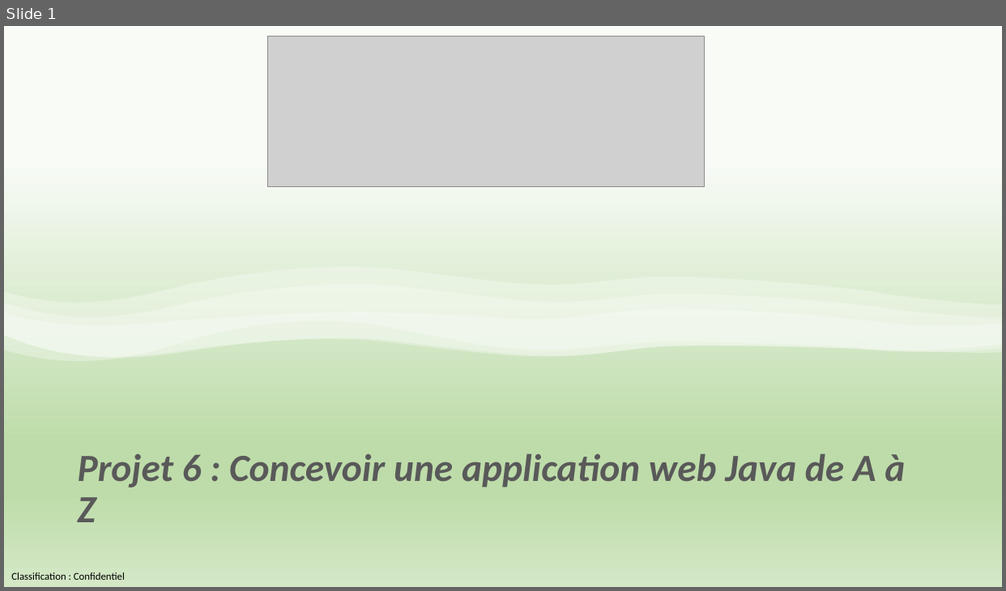
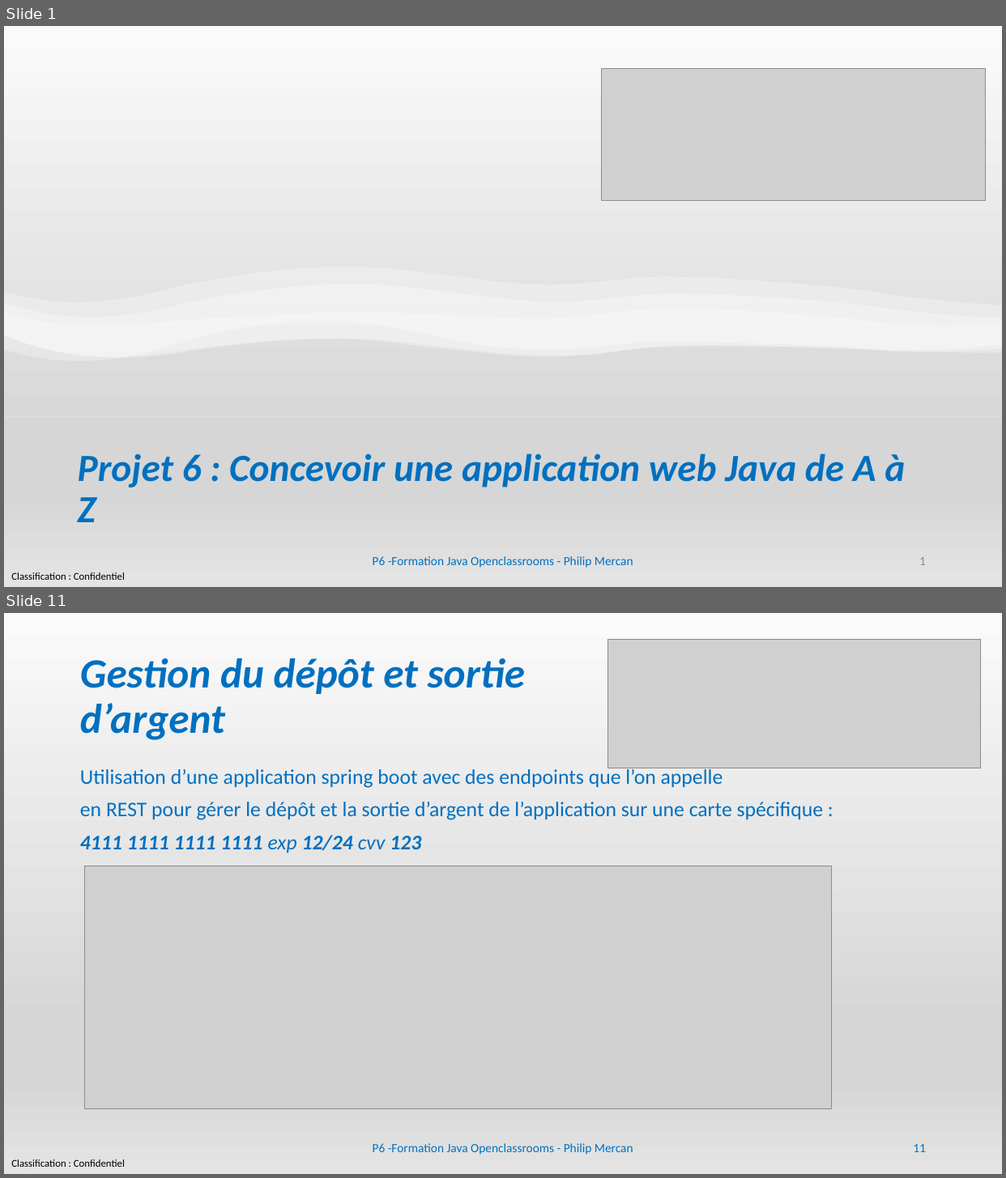
Before and after one commit to PhilAuto83/PayMyBuddy-PM, a slide deck: Mercan_Philip_5_slides_032024.pptx. Shown one above the other, each under a label of ours: slide 1 before the commit, slides 1 and 11 after it; the slides between them are not shown. The pictures are 1006x591 and 1006x1178 pixels, drawn with LibreOffice and Linux fonts; fonts in the diff are those of the drawing; grey boxes stand for pictures. Boxes give left, top, right and bottom in pixels: in the first picture for what was removed or moved away, otherwise in the second. Text is boxed around its words. In the diff, an @@ line names an element or a change of style, - is before the commit and + after.

```diff
--- a/Mercan_Philip_5_slides_032024.pptx
+++ b/Mercan_Philip_5_slides_032024.pptx
@@ slide 11 added at (4, 613, 1002, 1174), background gradient #FAFAFA to #D7D7D7 to #E4E4E4; not listed: 1 template element that a slide beside it also shows @@
@@ title added at (80, 658, 526, 740), 40 pt, text #0070C0, bold, italic @@
+Gestion du dépôt et sortie
+d’argent
@@ picture added at (608, 639, 980, 767) @@
@@ text added at (80, 767, 823, 853), 20 pt, text #0070C0 @@
+Utilisation d’une application spring boot avec des endpoints que l’on appelle
+en REST pour gérer le dépôt et la sortie d’argent de l’application sur une carte spécifique :
+4111 1111 1111 1111 exp 12/24 cvv 123
@@ picture added at (85, 866, 831, 1109) @@
@@ text added at (373, 1144, 633, 1155), 12 pt, text #0070C0 @@
+P6 -Formation Java Openclassrooms - Philip Mercan
@@ page number added at (913, 1144, 926, 1152), 12 pt, text #0070C0 @@
+11
@@ slide 1 changed as well @@
@@ background gradient #F8FBF6 to #BEDCAA to #D4E8C6 to gradient #FAFAFA to #D7D7D7 to #E4E4E4 @@
@@ picture: place and size @@
-picture at (267, 37, 704, 187)
+picture at (602, 69, 986, 201)
@@ freeform shape at (4, 318, 1002, 416): fill gradient #F8FBF6 to #BEDCAA to #D4E8C6 to gradient #FAFAFA to #D7D7D7 to #E4E4E4 @@
@@ title "Projet 6 : Concevoir une ..." at (78, 454, 905, 523): text colour #595959 to #0070C0 @@
@@ text added at (373, 557, 633, 568), 12 pt, text #0070C0 @@
+P6 -Formation Java Openclassrooms - Philip Mercan
@@ page number added at (919, 557, 926, 565), 12 pt, text #8C8C8C @@
+1
```
Also in this commit, not shown: 11 other slides added, 2 other files.
